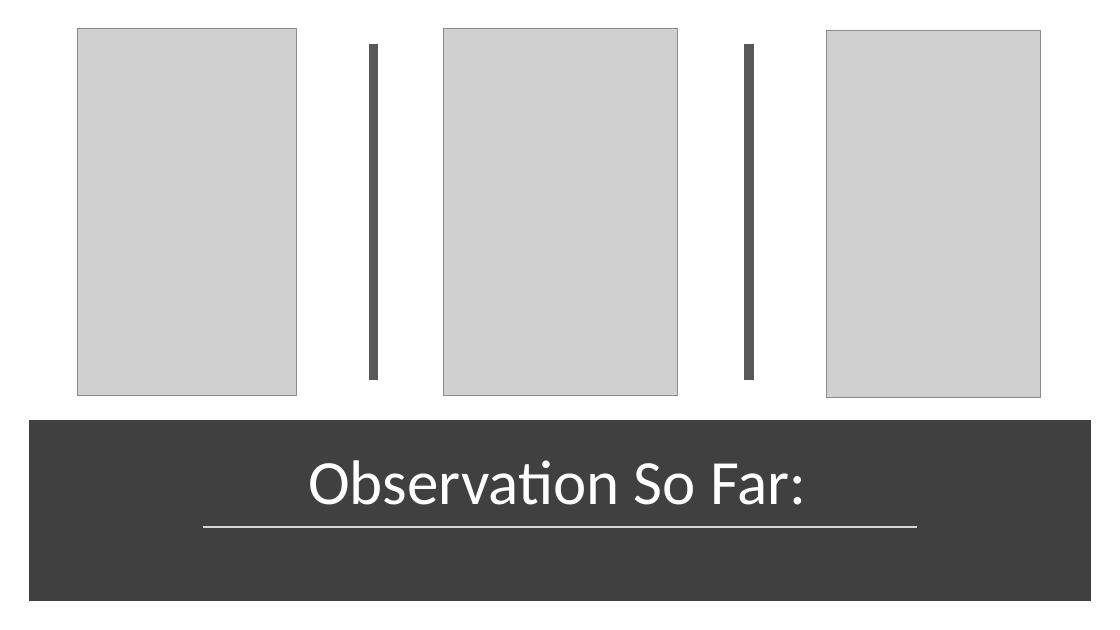
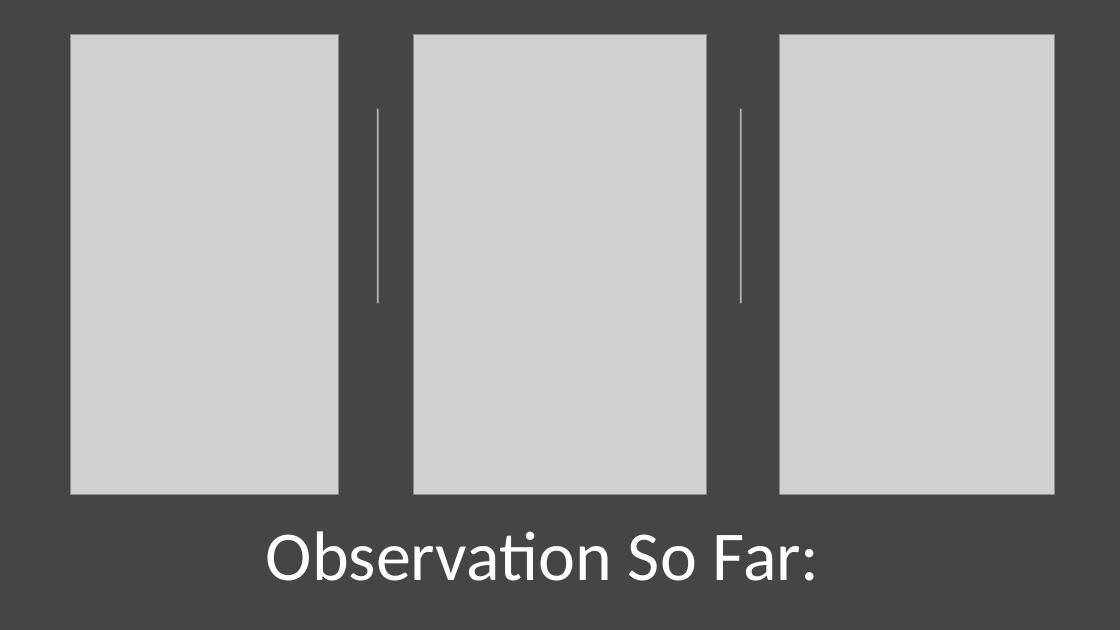
Before and after one commit to Math441Iguess/Math441NBAStuff, a slide deck: slide 13 of Creating a Championship Winning NBA Team (1).pptx. Drawn at 1120x630 pixels with LibreOffice and Linux fonts; fonts in the diff are those of the drawing; grey boxes stand for pictures. Boxes give left, top, right and bottom in pixels: in the first picture for what was removed or moved away, otherwise in the second. Text is boxed around its words. In the diff, an @@ line names an element or a change of style, - is before the commit and + after.

```diff
--- a/Creating a Championship Winning NBA Team (1).pptx
+++ b/Creating a Championship Winning NBA Team (1).pptx
@@ background #FFFFFF to #454545 @@
@@ picture: place and size @@
-picture at [827, 30, 1041, 397]
+picture at [71, 34, 339, 494]
@@ picture: place and size @@
-picture at [444, 29, 678, 396]
+picture at [413, 34, 707, 494]
@@ picture: place and size @@
-picture at [77, 29, 297, 396]
+picture at [780, 34, 1054, 494]
@@ line moved from (374, 44) - (374, 380) to (378, 108) - (378, 303) @@
@@ line (378, 108) - (378, 303): stroke #595959 8 pt to #FFFFFF 1.5 pt @@
@@ line moved from (749, 44) - (749, 380) to (741, 108) - (741, 303) @@
@@ line (741, 108) - (741, 303): stroke #595959 8 pt to #FFFFFF 1.5 pt @@
@@ rectangle removed at [34, 426, 1086, 596] @@
@@ title "Observation So Far:": place and size @@
-title "Observation So Far:" at [308, 460, 806, 505]
+title "Observation So Far:" at [266, 531, 820, 581]
@@ title "Observation So Far:" at [266, 531, 820, 581]: size 54 to 60 pt @@
@@ line removed from (203, 528) to (918, 528) @@
```
Also in this commit, not shown: 13 other slides changed.
